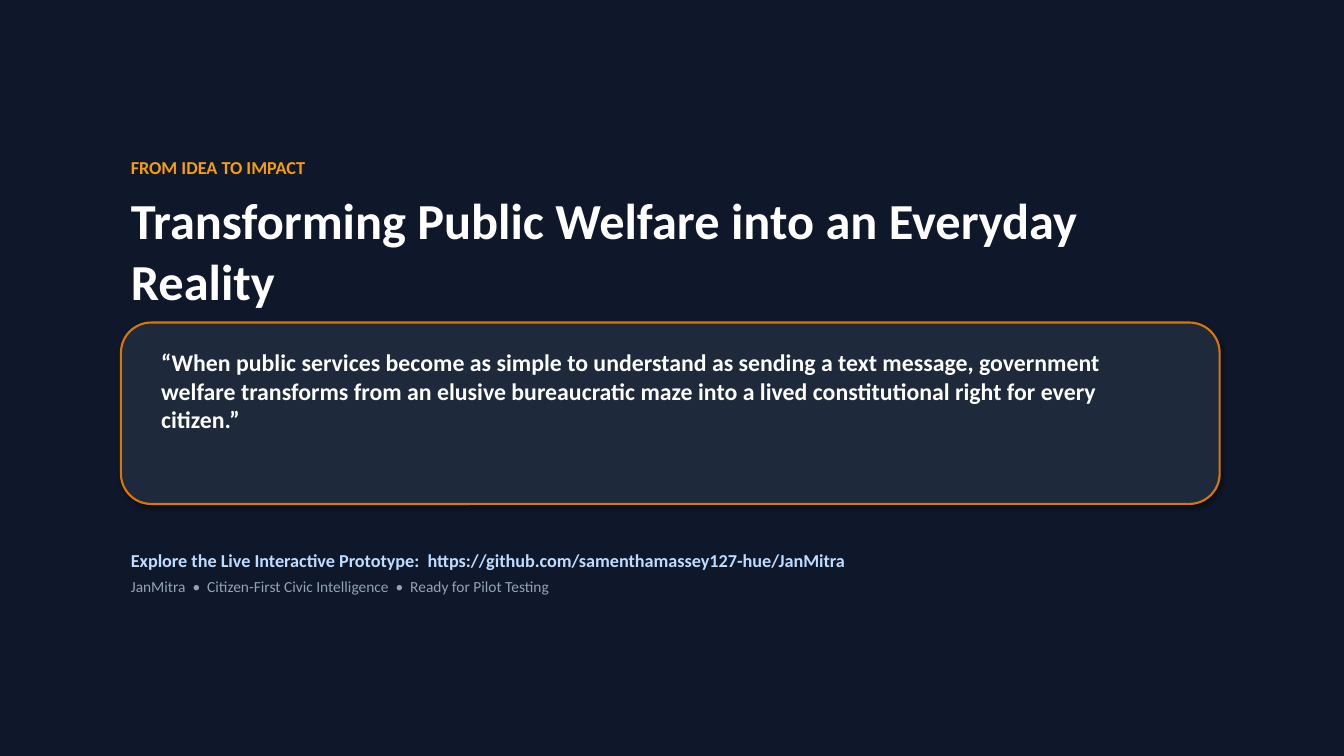
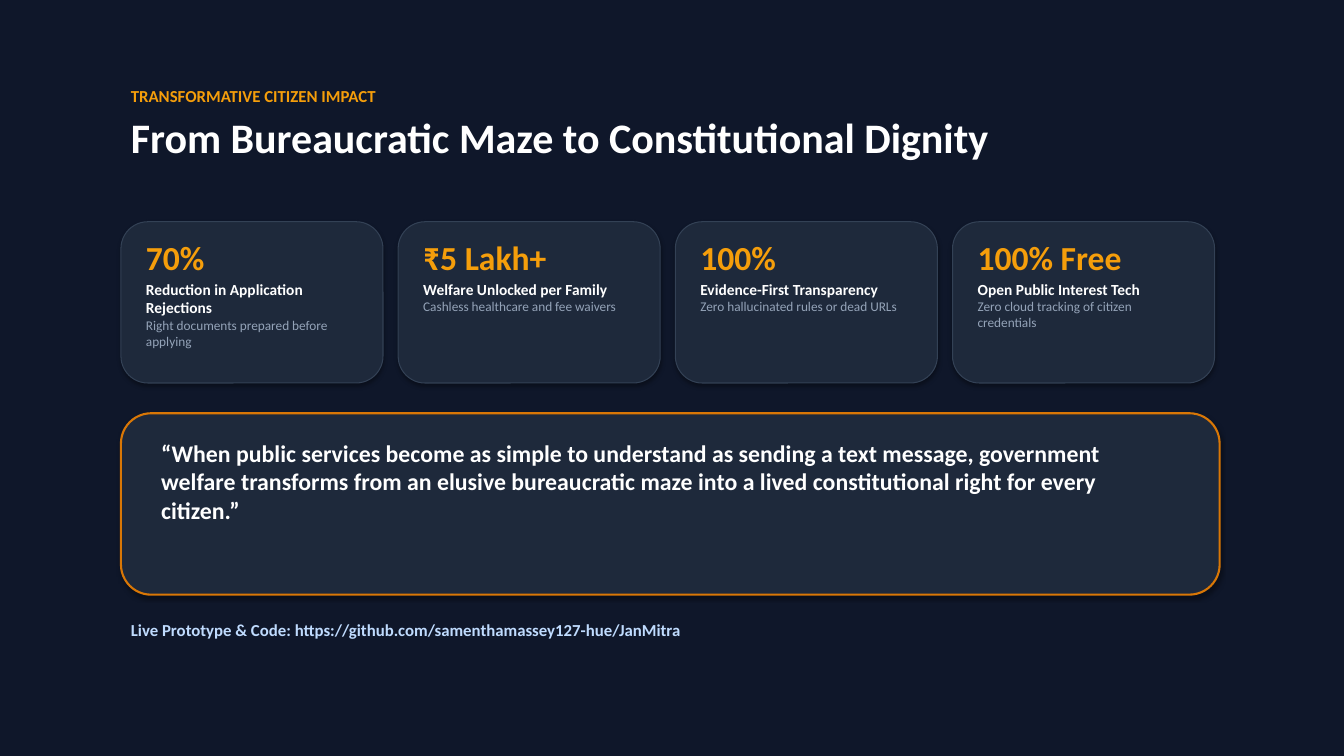
Before and after one commit to samenthamassey127-hue/JanMitra, a slide deck: slide 10 of JanMitra_Presentation.pptx. Drawn at 1344x756 pixels with LibreOffice and Linux fonts; fonts in the diff are those of the drawing. Boxes give left, top, right and bottom in pixels: in the first picture for what was removed or moved away, otherwise in the second. Text is boxed around its words. In the diff, an @@ line names an element or a change of style, - is before the commit and + after.

```diff
--- a/JanMitra_Presentation.pptx
+++ b/JanMitra_Presentation.pptx
@@ text at (131, 91, 988, 160): text changed; size 36 to 30 pt @@
-FROM IDEA TO IMPACT
-Transforming Public Welfare into an Everyday Reality
+TRANSFORMATIVE CITIZEN IMPACT
+From Bureaucratic Maze to Constitutional Dignity
@@ rounded rectangle added at (121, 222, 383, 383), fill #1E293B, outline #334155 0.75 pt @@
@@ rounded rectangle added at (398, 222, 660, 383), fill #1E293B, outline #334155 0.75 pt @@
@@ rounded rectangle added at (676, 222, 938, 383), fill #1E293B, outline #334155 0.75 pt @@
@@ rounded rectangle added at (953, 222, 1215, 383), fill #1E293B, outline #334155 0.75 pt @@
@@ text added at (146, 247, 327, 348), 9.5 pt, text #94A3B8 @@
+70%
+Reduction in Application Rejections
+Right documents prepared before applying
@@ text added at (423, 246, 616, 311), 9.5 pt, text #94A3B8, bold @@
+₹5 Lakh+
+Welfare Unlocked per Family
+Cashless healthcare and fee waivers
@@ text added at (700, 247, 896, 311), 9.5 pt, text #94A3B8 @@
+100%
+Evidence-First Transparency
+Zero hallucinated rules or dead URLs
@@ text added at (978, 247, 1140, 327), 9.5 pt, text #94A3B8 @@
+100% Free
+Open Public Interest Tech
+Zero cloud tracking of citizen credentials
@@ rounded rectangle: place and size @@
-rounded rectangle at (121, 323, 1220, 504)
+rounded rectangle at (121, 413, 1220, 595)
@@ text "“When public services become as ...": place and size @@
-text "“When public services become as ..." at (161, 353, 1099, 428)
+text "“When public services become as ..." at (161, 444, 1099, 519)
@@ text at (131, 624, 681, 639): text changed; size 13 to 12 pt @@
-Explore the Live Interactive Prototype: https://github.com/samenthamassey127-hue/JanMitra
-JanMitra • Citizen-First Civic Intelligence • Ready for Pilot Testing
+Live Prototype & Code: https://github.com/samenthamassey127-hue/JanMitra
```
Also in this commit, not shown: 6 other slides changed, 3 slides added, 3 slides removed.
